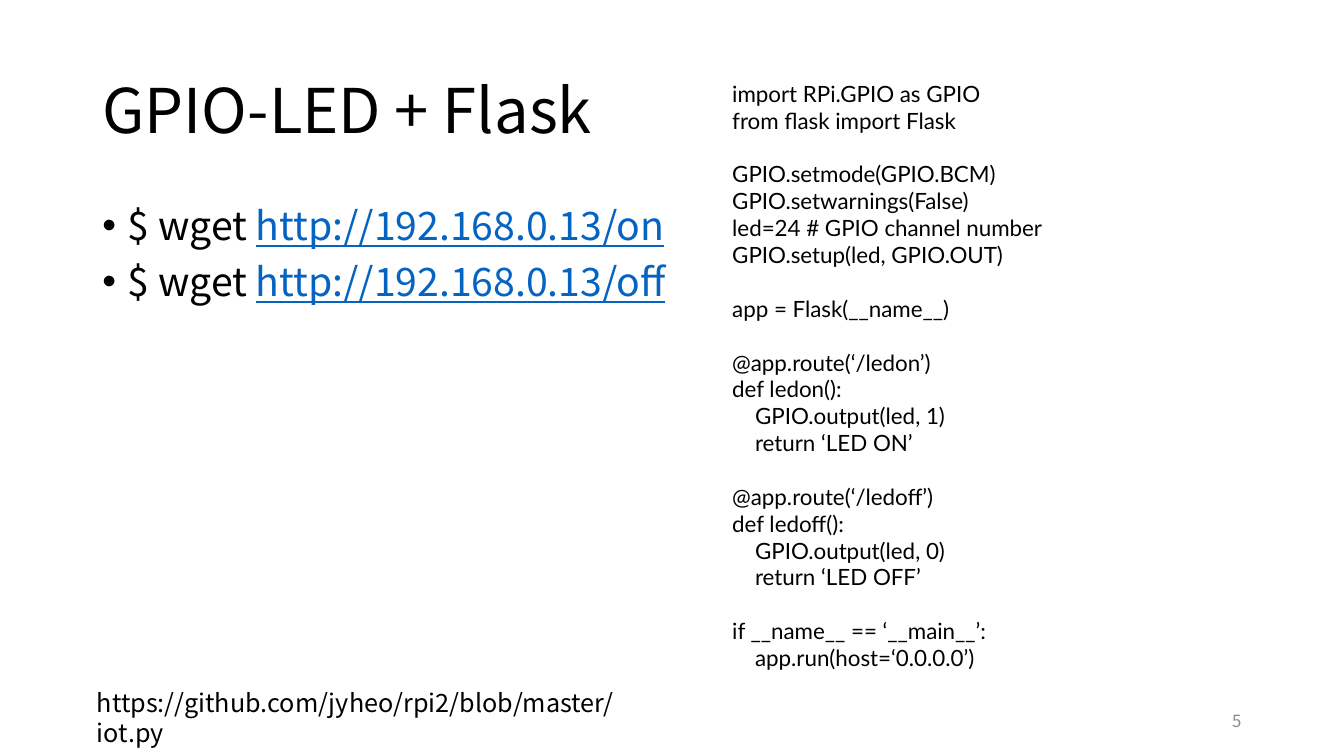
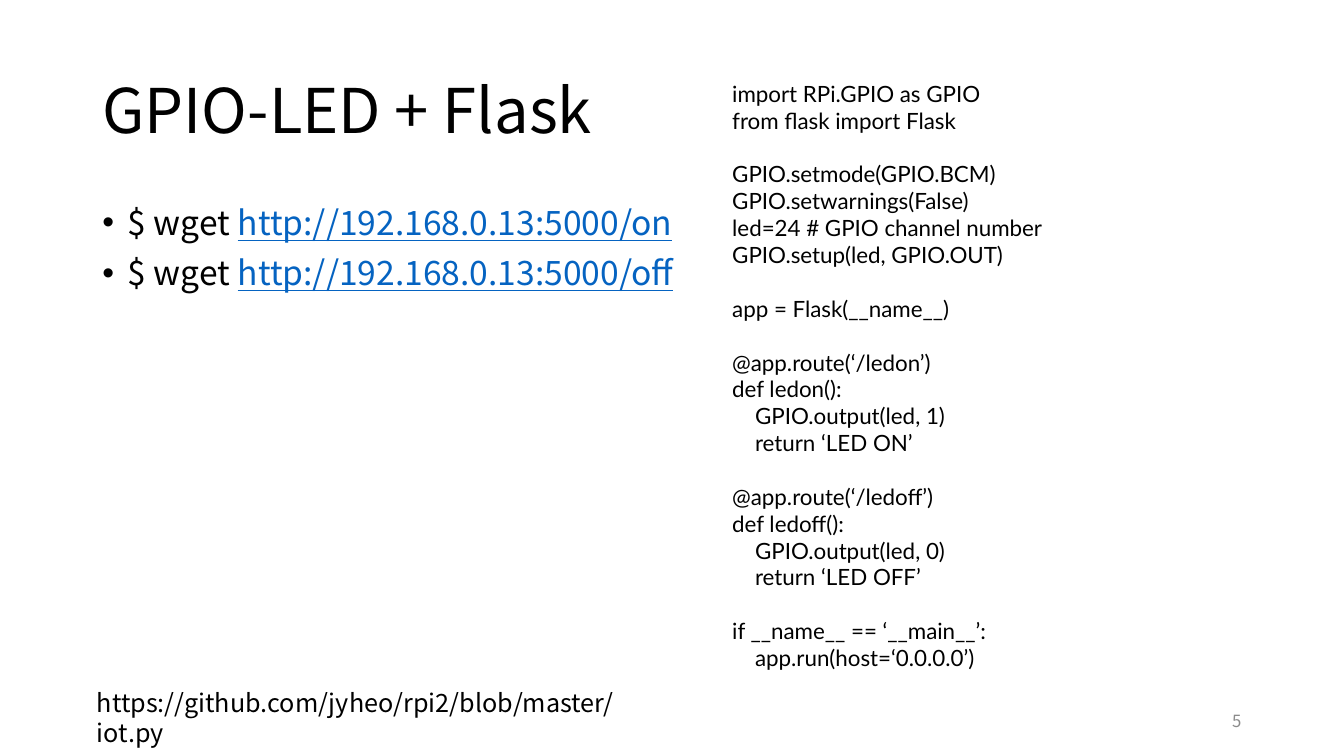
Before and after one commit to jyheo/raspberry_class, a slide deck: slide 5 of lecture-notes/raspberrypi-gpip-flask.pptx. Drawn at 1344x756 pixels with LibreOffice and Linux fonts; fonts in the diff are those of the drawing. Boxes give left, top, right and bottom in pixels: in the first picture for what was removed or moved away, otherwise in the second. Text is boxed around its words. In the diff, an @@ line names an element or a change of style, - is before the commit and + after.

```diff
--- a/lecture-notes/raspberrypi-gpip-flask.pptx
+++ b/lecture-notes/raspberrypi-gpip-flask.pptx
@@ text at [154,208,673,294]: text changed; size 28 to 24 pt @@
-• $ wget http://192.168.0.13/on
-• $ wget http://192.168.0.13/off
+• $ wget http://192.168.0.13:5000/on
+• $ wget http://192.168.0.13:5000/off
```
Also in this commit, not shown: 1 other slide changed.
